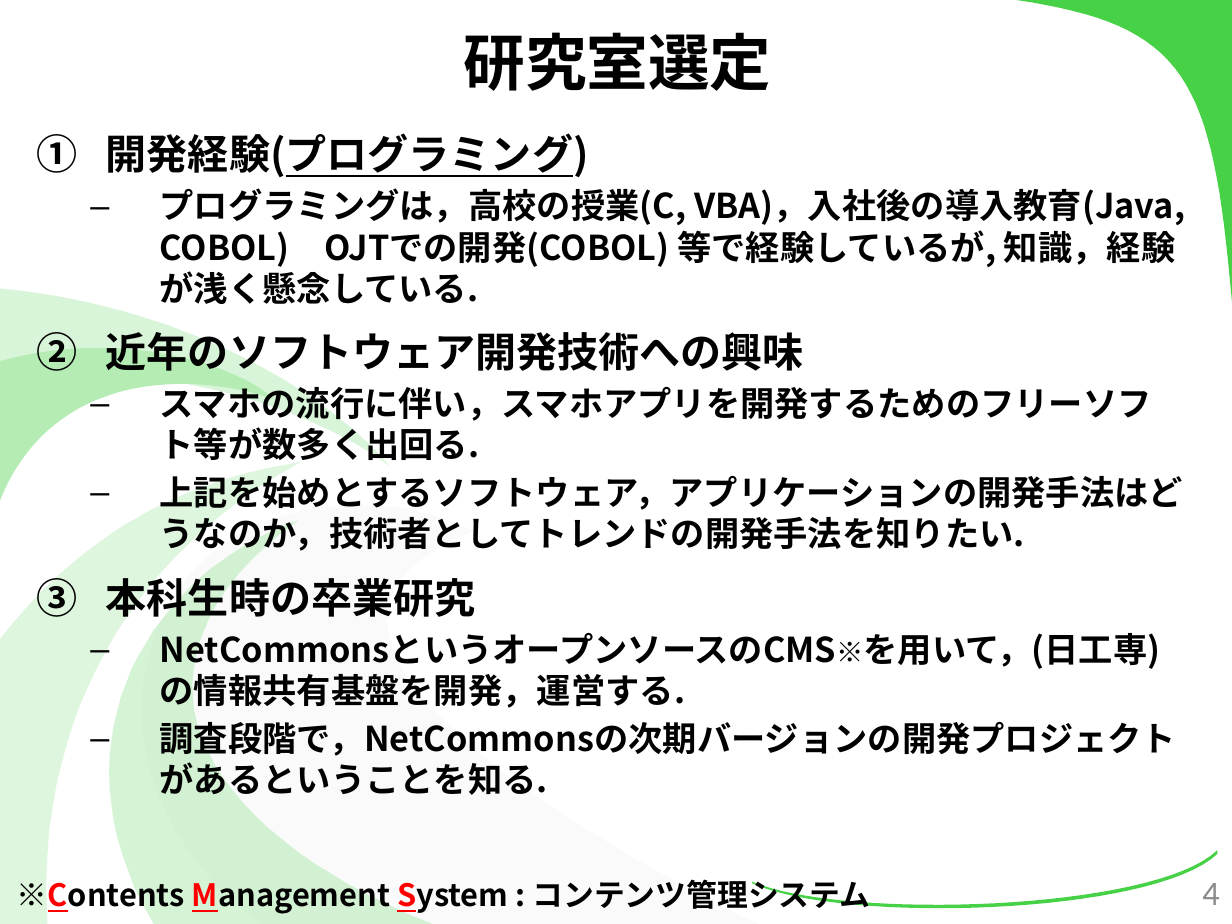
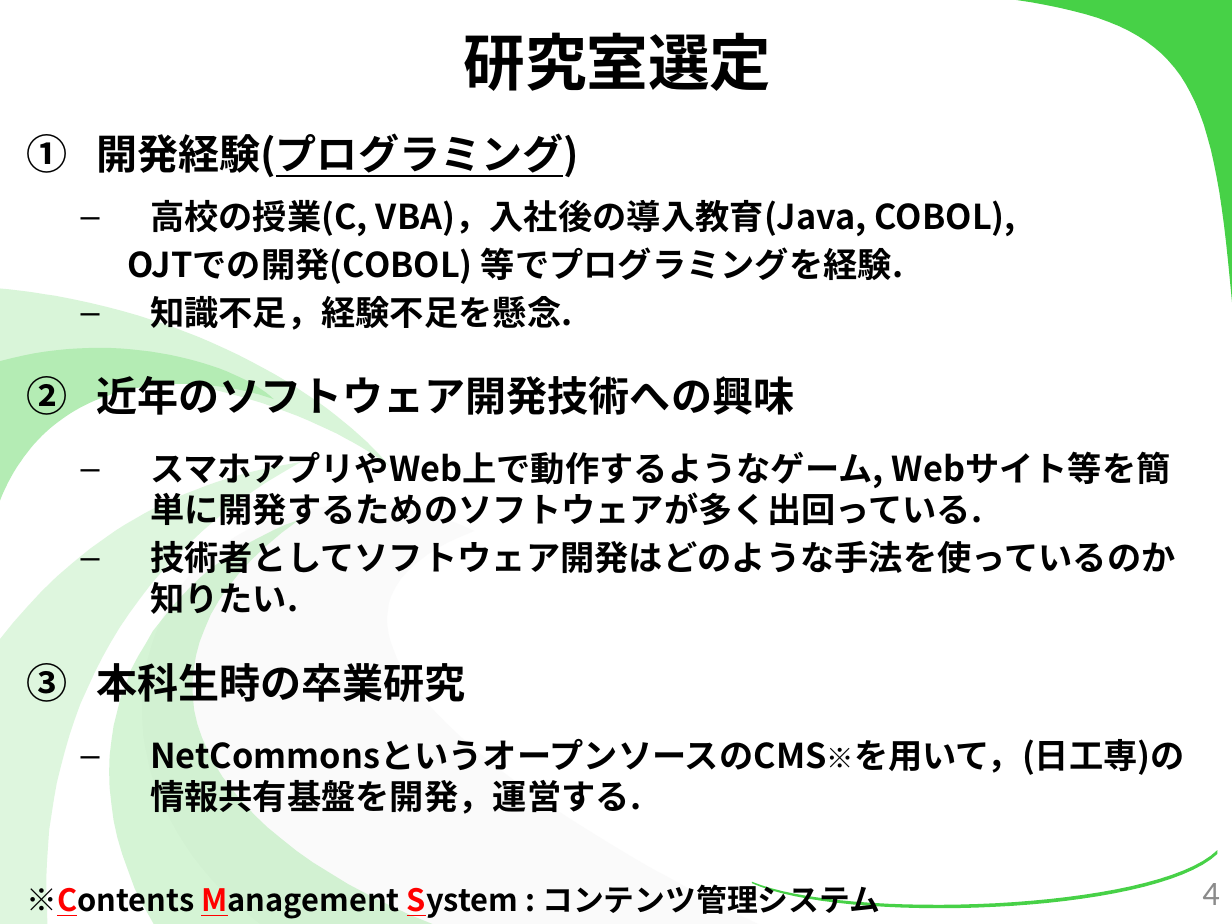
Before and after one commit to kotaro0717/Report-Management, a slide deck: slide 4 of 2.最終報告/3.発表資料/報告資料(最終).pptx. Drawn at 1232x924 pixels with LibreOffice and Linux fonts; fonts in the diff are those of the drawing. Boxes give left, top, right and bottom in pixels: in the first picture for what was removed or moved away, otherwise in the second. Text is boxed around its words. In the diff, an @@ line names an element or a change of style, - is before the commit and + after.

```diff
--- a/2.最終報告/3.発表資料/報告資料(最終).pptx
+++ b/2.最終報告/3.発表資料/報告資料(最終).pptx
@@ text "開発経験(プログラミング)": place and size @@
-text "開発経験(プログラミング)" at (106,133,1185,761)
+text "開発経験(プログラミング)" at (96,133,1185,814)
@@ text at (96,133,794,702): more space between paragraphs @@
@@ text at (127,200,1016,330): text changed @@
-  – プログラミングは，高校の授業(C, VBA)，入社後の導入教育(Java, COBOL) OJTでの開発(COBOL) 等で経験しているが, 知識，経験が浅く懸念している.
+  – 高校の授業(C, VBA)，入社後の導入教育(Java, COBOL),
+  OJTでの開発(COBOL) 等でプログラミングを経験.
+  – 知識不足，経験不足を懸念.
@@ text at (150,452,1176,614): text changed @@
-  – スマホの流行に伴い，スマホアプリを開発するためのフリーソフト等が数多く出回る.
-  – 上記を始めとするソフトウェア，アプリケーションの開発手法はどうなのか，技術者としてトレンドの開発手法を知りたい.
+  – スマホアプリやWeb上で動作するようなゲーム, Webサイト等を簡単に開発するためのソフトウェアが多く出回っている.
+  – 技術者としてソフトウェア開発はどのような手法を使っているのか知りたい.
@@ text at (160,717,1177,761): paragraph removed @@
-  – 調査段階で，NetCommonsの次期バージョンの開発プロジェクトがあるということを知る.
@@ text "※Contents Management System : コンテンツ管理システム": place and size @@
-text "※Contents Management System : コンテンツ管理システム" at (17,879,871,914)
+text "※Contents Management System : コンテンツ管理システム" at (27,882,880,919)
```
Also in this commit, not shown: 31 other slides changed, 15 slides added, 11 slides removed, 6 other files.
